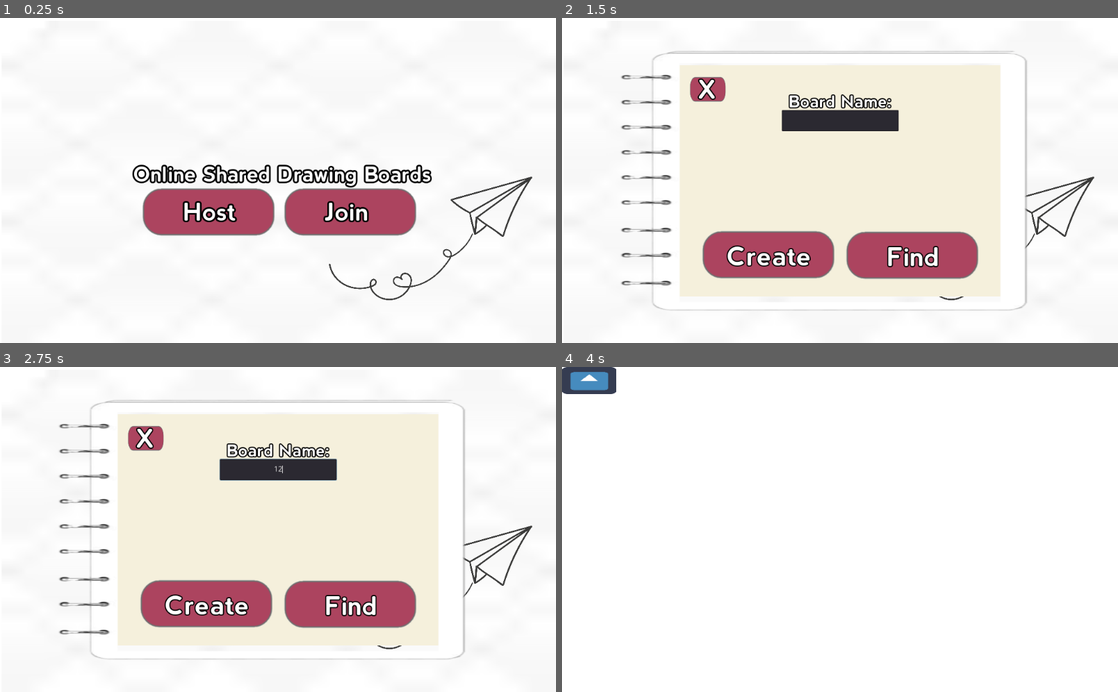
Above: before the commit, frames 1-4 (two rows, left to right).
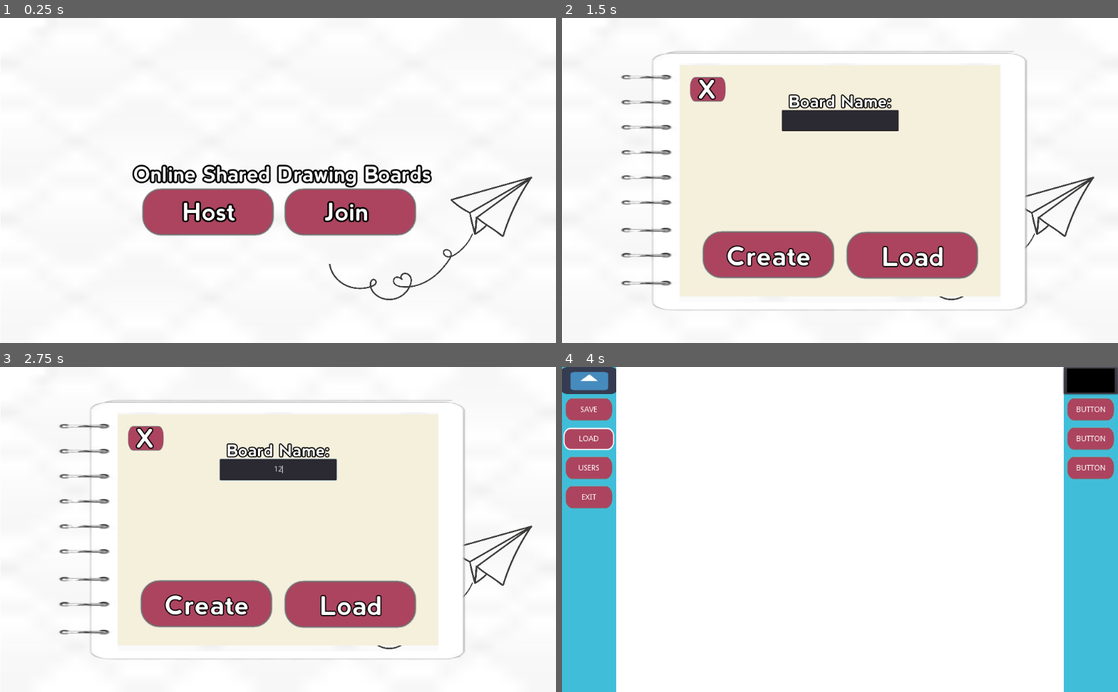
Above: after the commit, the same moments.

Repository: Sketch-Organization/Sketch-
Game: Godot game, scene res://Title.tscn
Two runs of this game, one before a commit and one after it. Both use one fixed random seed, a clock stepped at 60 frames per second and the inputs below. The engine's default icon, where the game draws it, is replaced by a stand-in: a white triangle on a blue panel in a dark square.
Inputs (mouse positions are in pixels of both pictures, inside the frame that each line leads up to):
- Up to frame 1 (0.25 s): no input
- Up to frame 2 (1.5 s): tap Enter at 0.5 s; click "Host" at 1.25 s
- Up to frame 3 (2.75 s): click (278, 467) at 2.02 s; type "12" at 2.1 s
- Up to frame 4 (4 s): click "Create" at 2.75 s; click (589, 438) at 3.5 s, where only the run after the commit has a clickable "Load"

The runs differ from the first frame. In frame 1, 0.3% of the frame differs, in the area x 25-50%, y 52-67%; in frame 2, 0.5%; in frame 3, 0.5%; in frame 4, 19%, in the area x 0-100%, y 0-100%.

Commit message:
Added a file explorer

Diff:
--- a/SketchProject/DrawingBoard.tscn
+++ b/SketchProject/DrawingBoard.tscn
@@ -17,7 +17,6 @@
 }
 
 [node name="SettingsUIHBox" type="HBoxContainer" parent="."]
-visible = false
 anchor_right = 1.0
 anchor_bottom = 1.0
 __meta__ = {
--- a/SketchProject/Title.gd
+++ b/SketchProject/Title.gd
@@ -2,6 +2,7 @@
 
 var hostPopupMenu
 var joinPopupMenu
+var fileOpenner
 var scene_path_to_load
 
 # Declare member variables here. Examples:
@@ -13,6 +14,7 @@
 func _ready():
 	hostPopupMenu = get_node("HostPopup")
 	joinPopupMenu = get_node("JoinPopup")
+	fileOpenner = get_node("FileDialog")
 	pass # Replace with function body.
 
 func _on_Button_pressed(scene_to_load):
@@ -40,6 +42,9 @@
 	_on_Button_pressed("res://DrawingBoard.tscn")
 	pass # Replace with function body.
 
-
 func _on_JoinBoardButton_pressed():
 	pass # Replace with function body.
+
+func _on_LoadButton_pressed():
+	fileOpenner.show()
+	pass # Replace with function body.
--- a/SketchProject/Title.tscn
+++ b/SketchProject/Title.tscn
@@ -61,10 +61,6 @@
 [node name="Background" type="TextureRect" parent="."]
 anchor_right = 1.0
 anchor_bottom = 1.0
-margin_left = 1.50208
-margin_top = 5.04022
-margin_right = 1.50208
-margin_bottom = 5.04022
 texture = ExtResource( 4 )
 expand = true
 __meta__ = {
@@ -118,9 +114,9 @@
 }
 
 [node name="HostButton" type="TextureButton" parent="Buttons"]
-anchor_left = 0.375
+anchor_left = 0.3744
 anchor_top = 0.183
-anchor_right = 0.375
+anchor_right = 0.3744
 anchor_bottom = 0.183
 margin_left = -140.5
 margin_top = -52.521
@@ -324,7 +320,7 @@
 "_edit_use_anchors_": false
 }
 
-[node name="TextureButton" type="TextureButton" parent="HostPopup"]
+[node name="LoadButton" type="TextureButton" parent="HostPopup"]
 margin_left = 296.0
 margin_top = 300.0
 margin_right = 577.0
@@ -336,7 +332,7 @@
 "_edit_use_anchors_": false
 }
 
-[node name="Label2" type="Label" parent="HostPopup/TextureButton"]
+[node name="Label" type="Label" parent="HostPopup/LoadButton"]
 anchor_left = 0.5
 anchor_top = 0.5
 anchor_right = 0.5
@@ -347,7 +343,7 @@
 margin_bottom = 29.5
 mouse_filter = 1
 custom_fonts/font = SubResource( 5 )
-text = "Find"
+text = "Load"
 align = 1
 __meta__ = {
 "_edit_use_anchors_": false
@@ -491,9 +487,30 @@
 position = Vector2( 289.625, 216.208 )
 scale = Vector2( 1.73712, 0.746335 )
 texture = ExtResource( 6 )
+
+[node name="FileDialog" type="FileDialog" parent="."]
+anchor_left = 0.5
+anchor_top = 0.5
+anchor_right = 0.5
+anchor_bottom = 0.5
+margin_left = -256.0
+margin_top = -150.0
+margin_right = 256.0
+margin_bottom = 150.0
+rect_min_size = Vector2( 512, 300 )
+window_title = "Open a File"
+resizable = true
+mode = 0
+access = 2
+current_dir = "C:/Users/erics/Desktop/Sketch-/SketchProject"
+current_path = "C:/Users/erics/Desktop/Sketch-/SketchProject/"
+__meta__ = {
+"_edit_use_anchors_": false
+}
 [connection signal="pressed" from="Buttons/HostButton" to="." method="_on_HostButton_pressed"]
 [connection signal="pressed" from="Buttons/JoinButton" to="." method="_on_JoinButton_pressed"]
 [connection signal="pressed" from="HostPopup/CloseButton" to="." method="_on_CloseButton_pressed"]
 [connection signal="pressed" from="HostPopup/CreateButton" to="." method="_on_CreateButton_pressed"]
+[connection signal="pressed" from="HostPopup/LoadButton" to="." method="_on_LoadButton_pressed"]
 [connection signal="pressed" from="JoinPopup/CloseButton" to="." method="_on_CloseButton_pressed"]
 [connection signal="pressed" from="JoinPopup/JoinBoardButton" to="." method="_on_JoinBoardButton_pressed"]
--- a/SketchProject/project.godot
+++ b/SketchProject/project.godot
@@ -20,6 +20,10 @@
 boot_splash/bg_color=Color( 0, 0, 0, 1 )
 config/icon="res://icon.png"
 
+[display]
+
+window/size/resizable=false
+
 [rendering]
 
 quality/2d/use_pixel_snap=true
